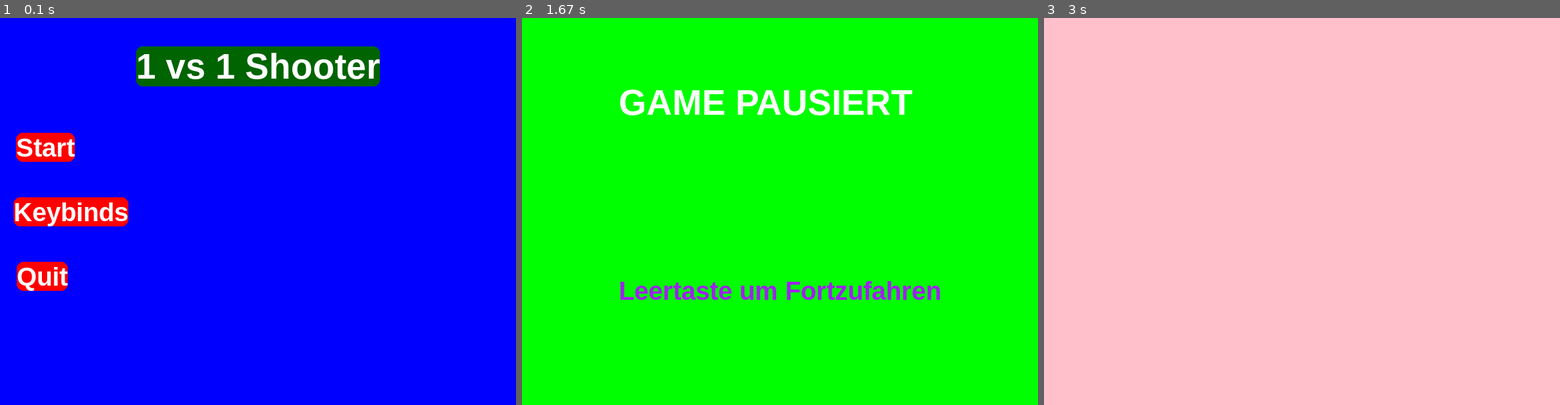
Above: before the commit, frames 1-3 (left to right).
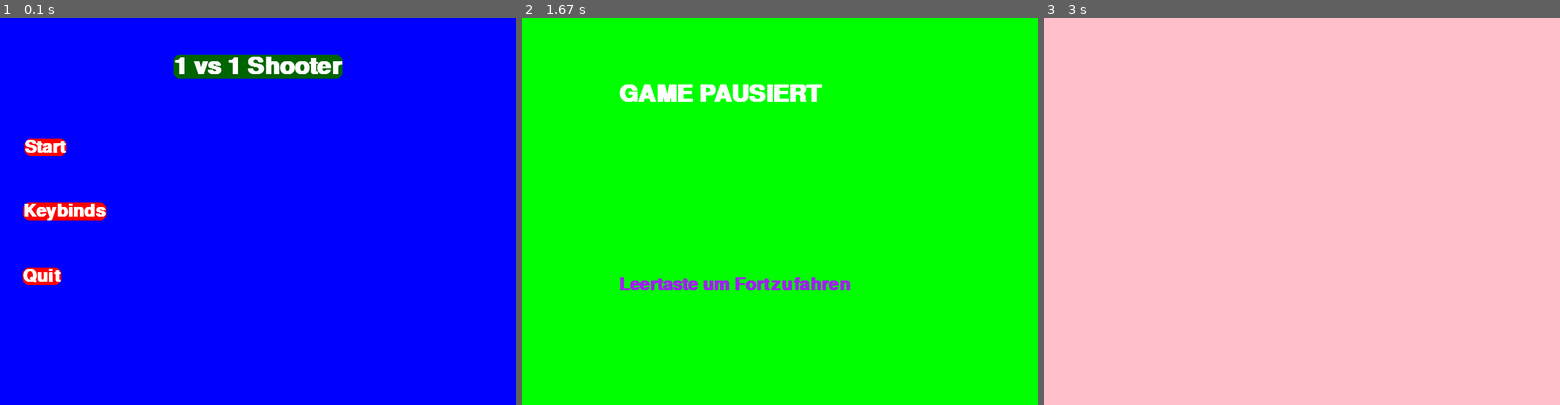
Above: after the commit, the same moments.

Repository: 25-26-1AHIF/pygameproject-1v1_shooter
Game: pygame game, started from main.py
The game is run twice, just before and just after one commit, with the same random seed, the same clock (stepped at 60 frames per second) and the same inputs.
Inputs:
- Up to frame 1 (0.1 s): no input
- Up to frame 2 (1.67 s): click "Start" at 0.38 s; tap Space at 0.67, 1, 1.33 s
- Up to frame 3 (3 s): tap Space at 1.67, 2, 2.33 s

The runs differ from the first frame. In frame 1, 6.5% of the frame differs, in the area x 2-74%, y 7-71%; in frame 2, 4.2%; in frame 3, nothing differs.

Commit message:
Schriftarten

Diff:
--- a/GameVariables/GameVariables.py
+++ b/GameVariables/GameVariables.py
@@ -12,9 +12,9 @@
     @staticmethod
     def init():
         pygame.init()
-        GameVariables.FONT_BIG = pygame.sysfont.SysFont(name="arial", size=55, bold = True)
-        GameVariables.FONT_MIDDLE =  pygame.sysfont.SysFont(name="arial", size=40, bold = True)
-        GameVariables.FONT_SMALL =  pygame.sysfont.SysFont(name="arial", size=14, bold = True)
+        GameVariables.FONT_BIG = pygame.sysfont.SysFont(name="comic sans", size=55, bold = True)
+        GameVariables.FONT_MIDDLE =  pygame.sysfont.SysFont(name="comic sans", size=40, bold = True)
+        GameVariables.FONT_SMALL =  pygame.sysfont.SysFont(name="comic sans", size=14, bold = True)
 
 class GameScreens:
     MENUE = "MENUE"
--- a/main.py
+++ b/main.py
@@ -5,7 +5,7 @@
 
 def menue_screen(screen: pygame.Surface, clock: pygame.time.Clock):
     pygame.init()
-    pygame.display.set_caption("||| 🔫 1vs1 Shooter  ||| MENÜ |||")
+    pygame.display.set_caption("||| 🔫 1vs1 Shooter 🔫 ||| MENÜ |||")
 
     titel_text = gv.FONT_BIG.render("1 vs 1 Shooter", True, "white")
     starten_text = gv.FONT_MIDDLE.render("Start", True, "white")
@@ -15,7 +15,7 @@
     titel_text_rect = titel_text.get_rect(center=(gv.SCREEN_WIDTH / 2, 75))
     starten_text_rect = starten_text.get_rect(center=(70, 200))
     schließen_text_rect = schließen_text.get_rect(center=(65, 400))
-    keybinds_text_rect = keybinds_text.get_rect(center=(110, 300))
+    keybinds_text_rect = keybinds_text.get_rect(center=(100, 300))
 
     starten_button = pygame.Rect(20, 170, 220, 70)
     schließen_button = pygame.Rect(20, 370, 220, 70)
